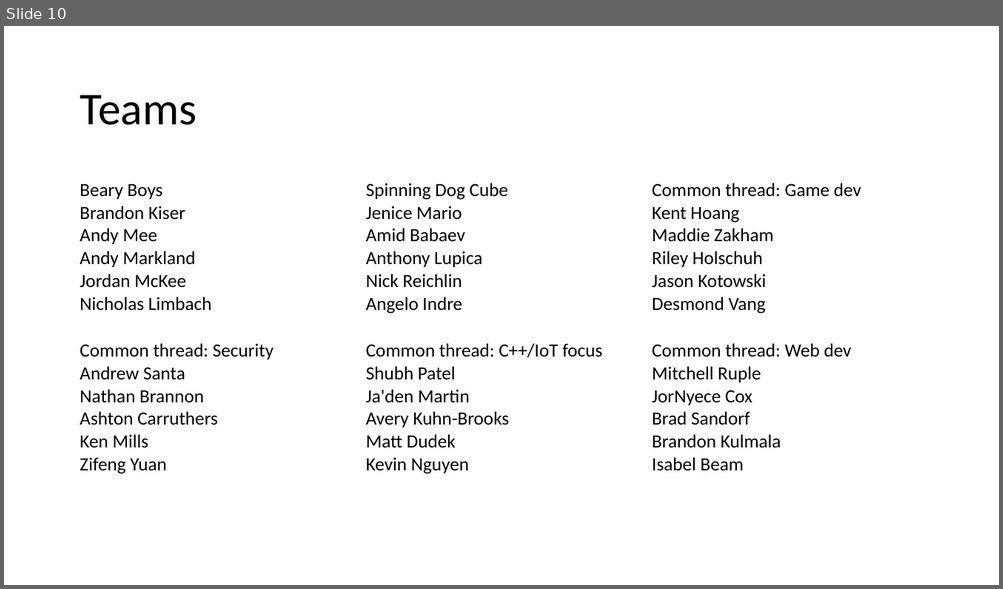
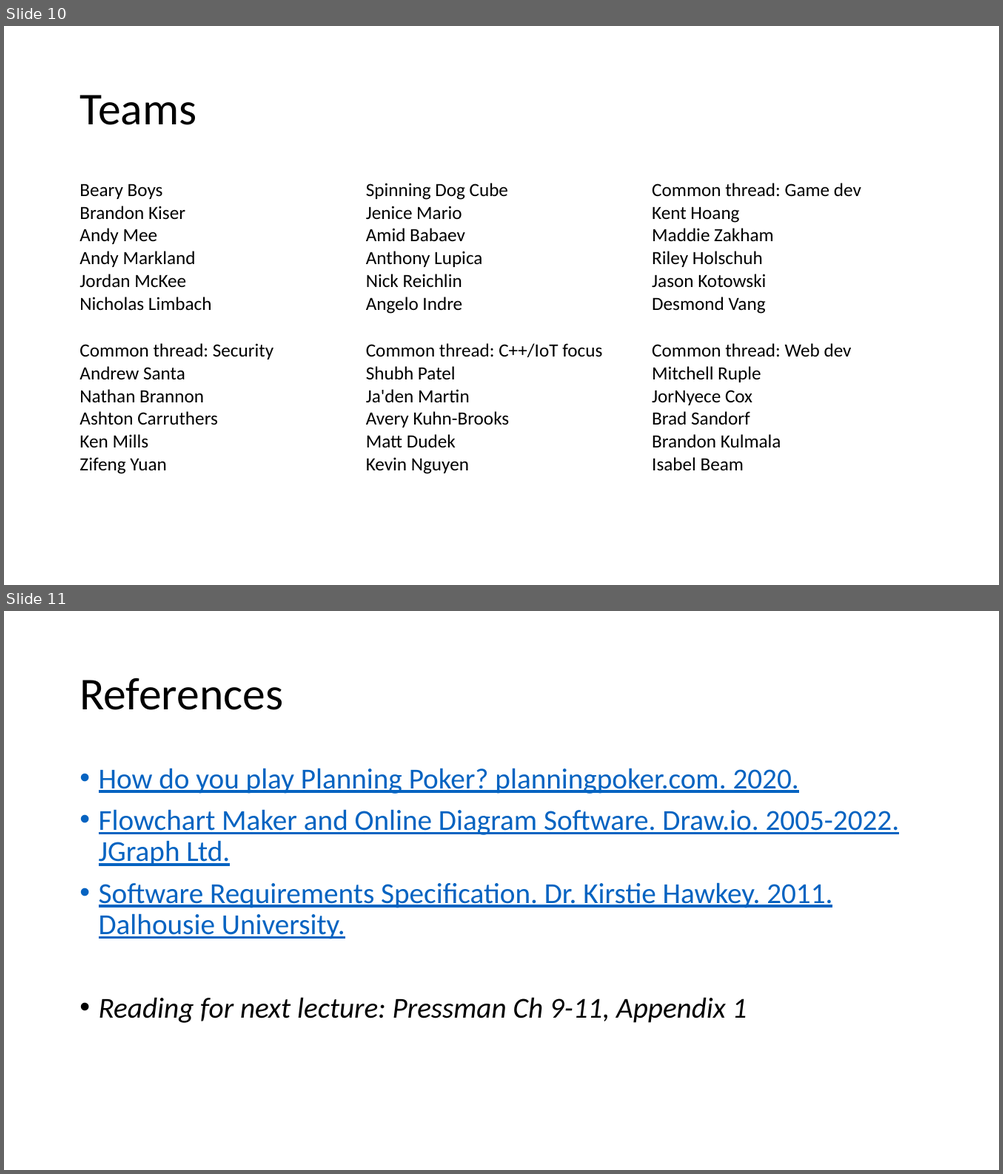
Before and after one commit to kilgallin/SWEF22, a slide deck: lectures/09-Planning-Ex.pptx. Shown one above the other, each under a label of ours: slide 10 before the commit, slides 10 and 11 after it. The pictures are 1003x589 and 1003x1174 pixels, drawn with LibreOffice and Linux fonts; fonts in the diff are those of the drawing. Boxes give left, top, right and bottom in pixels: in the first picture for what was removed or moved away, otherwise in the second. Text is boxed around its words. In the diff, an @@ line names an element or a change of style, - is before the commit and + after.

Commit message:
Lecture 10, participation survey, lecture 9 update

```diff
--- a/lectures/09-Planning-Ex.pptx
+++ b/lectures/09-Planning-Ex.pptx
@@ slide 11 added at [4, 611, 999, 1170], background #FFFFFF @@
@@ title added at [79, 678, 283, 710], 44 pt, text #000000 @@
+References
@@ text added at [99, 768, 899, 1023], 28 pt, text #0563C1, underline @@
+• How do you play Planning Poker? planningpoker.com. 2020.
+• Flowchart Maker and Online Diagram Software. Draw.io. 2005-2022. JGraph Ltd.
+• Software Requirements Specification. Dr. Kirstie Hawkey. 2011. Dalhousie University.
+• Reading for next lecture: Pressman Ch 9-11, Appendix 1
```
Also in this commit, not shown: 5 other files.
